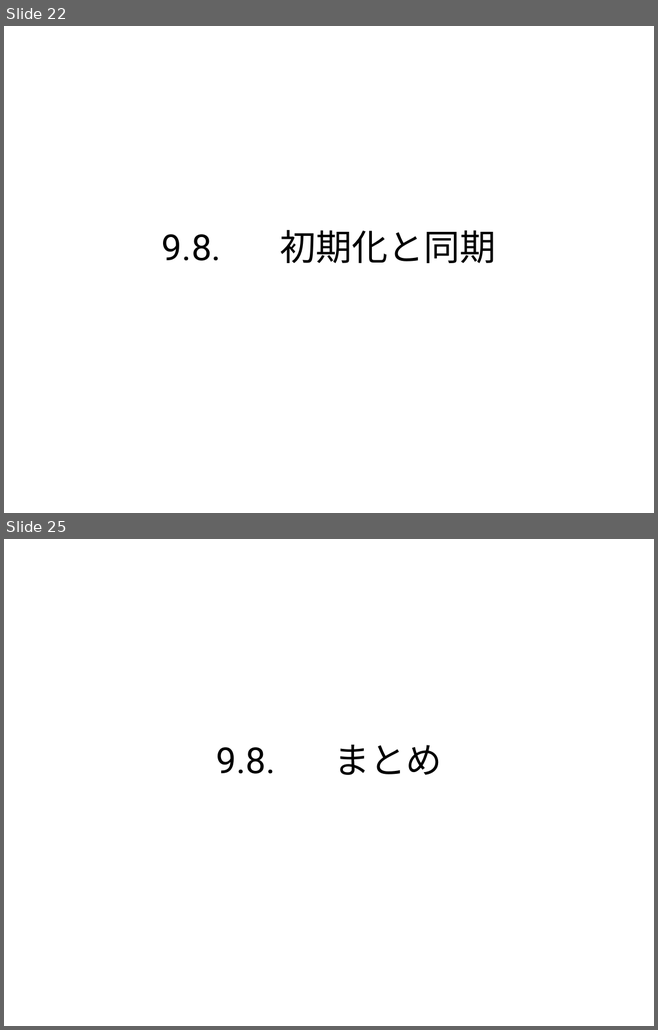
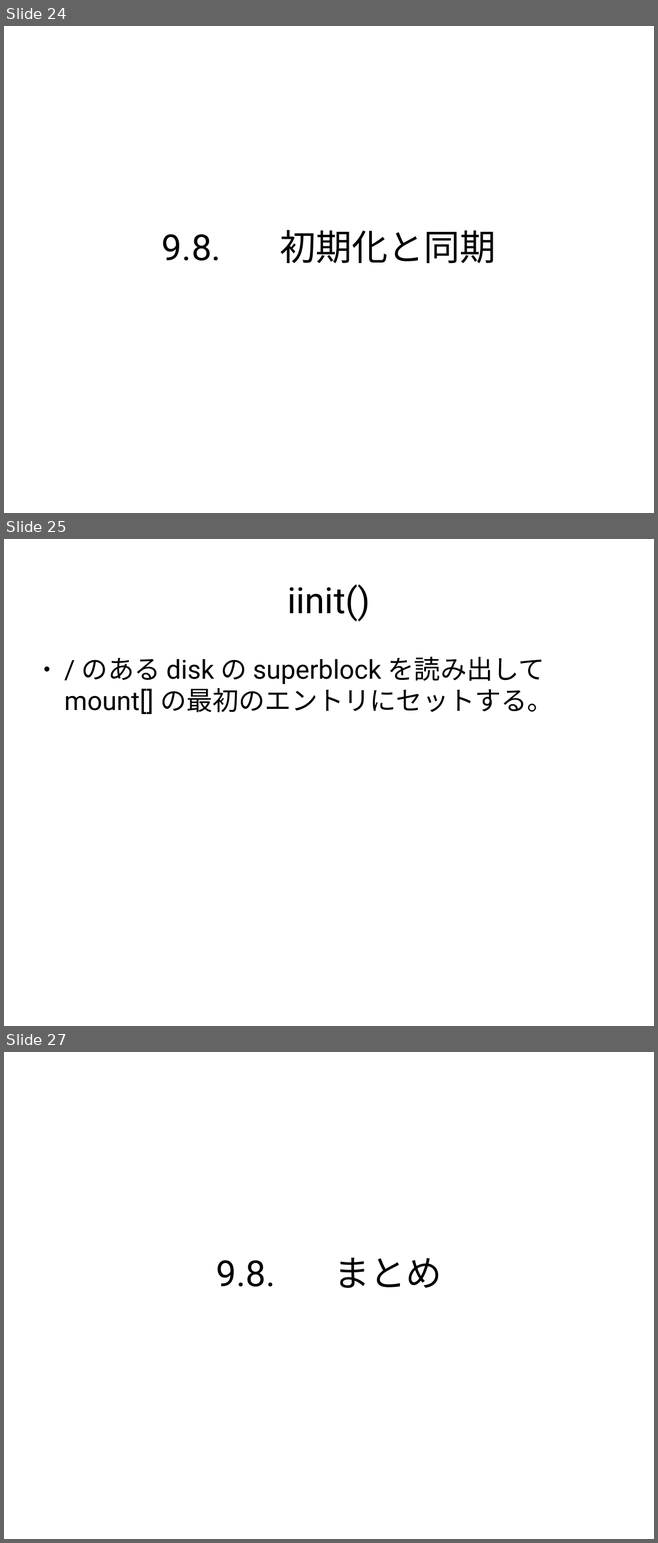
Before and after one commit to andromedroid/ame, a slide deck: doc/unix_v6/inode.odp. Shown one above the other, each under a label of ours: slides 22 and 25 before the commit, slides 24, 25 and 27 after it; the slides between them are not shown. The pictures are 658x1030 and 658x1543 pixels, drawn with LibreOffice and Linux fonts; fonts in the diff are those of the drawing. Boxes give left, top, right and bottom in pixels: in the first picture for what was removed or moved away, otherwise in the second. Text is boxed around its words. In the diff, an @@ line names an element or a change of style, - is before the commit and + after.

```diff
--- a/doc/unix_v6/inode.odp
+++ b/doc/unix_v6/inode.odp
@@ slide 25 added at (x1=4, y1=539, x2=654, y2=1026), background #FFFFFF @@
@@ title added at (x1=287, y1=584, x2=370, y2=621), 44 pt, text #000000 @@
+iinit()
@@ text added at (x1=64, y1=657, x2=553, y2=714), 32 pt, text #000000 @@
+● / のある disk の superblock を読み出して
+  mount[] の最初のエントリにセットする。
@@ what was slide 22 is now slide 24 @@
@@ what was slide 25 is now slide 27 @@
```
Also in this commit, not shown: 16 other slides added, 14 slides removed.
